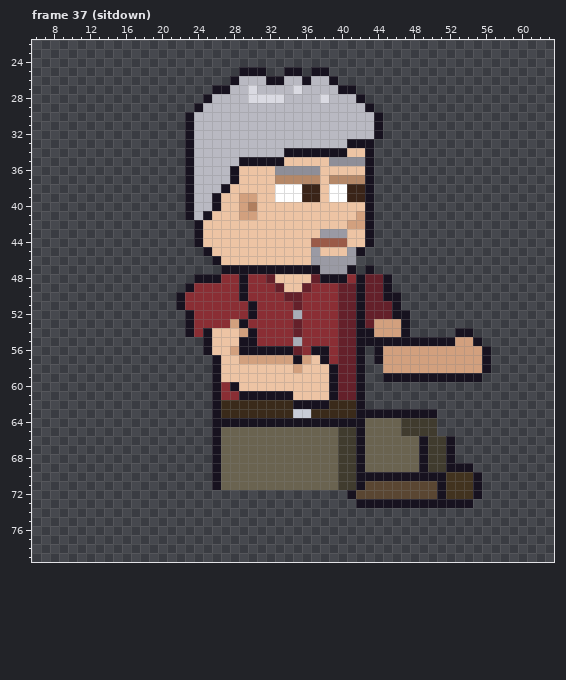
Pixel-art file -- sprites/expo/expo_grizzle_right_anim.aseprite. Above is the file before it was changed.
64x80 pixels, 129 frames. Shown: frame 37 (sitdown): x 6..63, y 22..79. The old version is drawn lined up with the new one. The commit also changed other frames, which this record leaves out.
Now the later version:
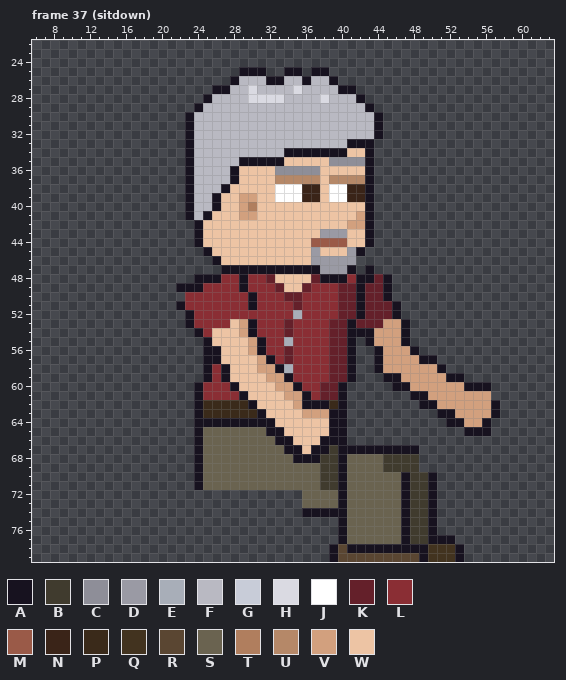
Palette (. is transparent): A #17121f  B #403b2e  C #8e8e98  D #9a9aa4  E #a8aeb8  F #b9b9c2  G #c8ccd8  H #dadae2  J #ffffff  K #64202a  L #8a2e34  M #9a5a48  N #3a2418  P #3a2a1a  Q #42331f  R #5a4632  S #6a6350  T #b07e5e  U #b58868  V #d2a07e  W #edc4a4
The edit:
whole drawing moved by +2,-6 (the old picture is shown already moved)
Frame 37 (sitdown):
y 48: x 43 K -> A
y 49: x 22 . -> A; x 24 L -> A
y 50: x 22 A -> .; x 29..30 AL -> LA; x 46 A -> .
y 52: x 30 A -> L; x 47 A -> .
y 53: x 28..30 VAL -> WVA; x 34..35 LK -> KL; x 39 L -> K; x 41..42 KA -> AK; x 44 V -> K
y 54: x 23..25 ALA -> .AL; x 34..35 LK -> KL; x 39 L -> K; x 41 K -> A; x 53..54 AA -> ..
y 55: x 29..31 AAL -> WVA; x 34..35 LE -> EL; x 39 L -> K; x 41..42 KA -> A.; x 44..46 AAA -> VVV; x 48..55 AAAAAVVA -> ........
y 56: x 26 W -> A; x 28..30 VAA -> WWV; x 32..35 AAAK -> LLKL; x 37..39 AAL -> LLK; x 41..42 KA -> A.; x 48..56 VVVVVVVVA -> A........
y 57: x 25 . -> A; x 29..30 VV -> WW; x 32..39 VVVAVWAL -> ALKLLLLK; x 41..42 KA -> A.; x 49..56 VVVVVVVA -> AA......
y 58: x 25..27 .AW -> ALA; x 31..39 WWWWVWWWA -> VVAELLLLK; x 41..42 KA -> A.; x 44 . -> A; x 51..56 VVVVVA -> A.....
y 59: x 25..27 .AW -> ALA; x 32..39 WWWWWWWA -> VVALLLLK; x 41..42 KA -> A.; x 47..51 AAAAA -> VVVVV; x 54..55 AA -> ..
y 60: x 24..26 ..A -> ALL; x 33..42 WWWWWWAKKA -> VVALLKKA..; x 46..56 ........... -> AAVVVVVVAAA
y 61: x 24..26 ..A -> ALL; x 30..42 AAAAAWWWWAKKA -> WWWWVVALKKA..; x 48..56 ......... -> AAVVVVVVV
y 62: x 24..26 ..A -> APP; x 30..35 PPPPPA -> AWWWWV; x 40..42 PPA -> A..; x 49..57 ......... -> AAVVVVVVA
y 63: x 24..26 ..A -> APP; x 31..57 PPPPGGPPPPPAAAAAAAAA....... -> AWWWWVVVAA..........AAVVVVA
y 64: x 24..25 .. -> AA; x 33..38 AAAAAA -> WWWWWW; x 41..50 AASSSSBBBB -> ..........; x 52..56 ..... -> AAVVA
y 65: x 24..26 ..A -> ASS; x 32..50 SSSSSSSSBBASSSSBBBB -> AAWWWWWAA..........; x 54..56 ... -> AAA
y 66: x 24..26 ..A -> ASS; x 33..52 SSSSSSSBBASSSSSSABBA -> AAWWWAAA............
y 67: x 24..26 ..A -> ASS; x 34..41 SSSSSSBB -> AAWAABAA; x 43..52 SSSSSSABBA -> AAAAAA....
y 68: x 24..26 ..A -> ASS; x 35..42 SSSSSBBA -> AAABBASS; x 45..52 SSSSABBA -> BBBB....
y 69: x 24..26 ..A -> ASS; x 38..42 SSBBA -> BBASS; x 45..54 SSSSABBAAA -> BBBB......
y 70: x 24..26 ..A -> ASS; x 38..46 SSBBAAAAA -> BBASSSSSS; x 48..49 AA -> BB; x 51..55 AQQQA -> .....
y 71: x 24..26 ..A -> ASS; x 38..55 SSBBARRRRRRRRAQQQA -> BBASSSSSSABBA.....
y 72: x 36..55 .....ARRRRRRRRRAQQQA -> SSSSASSSSSSABBA.....
y 73: x 36..46 ......AAAAA -> SSSSASSSSSS; x 48..49 AA -> BB; x 51..54 AAAA -> ....
y 74: x 36..50 ............... -> AAAAASSSSSSABBA
y 75..76: x 40..50 ........... -> ASSSSSSABBA
y 77: x 40..52 ............. -> ASSSSSSABBAAA
y 78: x 39..53 ............... -> ARAAAAAAAAAQQQA
y 79: x 39..53 ............... -> ARRRRRRRRRAQQQA
